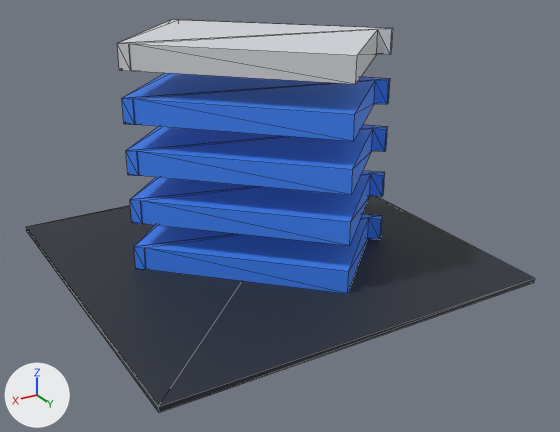
An edit to the glTF model web/public/ar/sf-3703081.glb, drawn before and after from the same camera.
Both versions are drawn from a 50 mm lens placed at (0.139, 0.263, 0.141), pointed at (-0.005, 0.024, 0.022). Arrows for +X, +Y and +Z are at lower left; the lights stay in place. The first picture is the older version. Mesh edges are drawn as thin lines. Where no turn or scale is listed for an object, it has been applied to the vertices.

The older version as bpy lines, for what is in view:
```python
me_mesh_0 = bpy.data.meshes.new('Mesh_0')
me_mesh_0.from_pydata(...)  # 20 vertices, 36 faces; spans x -16.4..14.1, y -11.0..17.9, z 0.0..2.8
me_mesh_0.materials.append(mat_material_0)  # blue #3b82f6
me_mesh_1 = bpy.data.meshes.new('Mesh_1')
me_mesh_1.from_pydata(...)  # 20 vertices, 36 faces; spans x -16.4..14.1, y -11.0..17.9, z 0.0..2.8
me_mesh_1.materials.append(mat_material_1)  # light grey #d9dce1
me_mesh_2 = bpy.data.meshes.new('Mesh_2')
me_mesh_2.from_pydata(...)  # a box spanning x -0.077..0.077, y -0.075..0.075, z -0.001..0.001
me_mesh_2.materials.append(mat_material_2)  # dark grey #2a2f37
ob_floor_1 = bpy.data.objects.new('Floor 1', me_mesh_0)
ob_floor_1.parent = ob_firesight_1018_mission_st
ob_floor_1.location = (0.0, 0.0, 0.0)
ob_floor_2 = bpy.data.objects.new('Floor 2', me_mesh_0)
ob_floor_2.parent = ob_firesight_1018_mission_st
ob_floor_2.location = (0.0, 0.0, 5.882)
ob_floor_3 = bpy.data.objects.new('Floor 3', me_mesh_0)
ob_floor_3.parent = ob_firesight_1018_mission_st
ob_floor_3.location = (0.0, 0.0, 11.76)
ob_floor_4 = bpy.data.objects.new('Floor 4', me_mesh_0)
ob_floor_4.parent = ob_firesight_1018_mission_st
ob_floor_4.location = (0.0, 0.0, 17.65)
ob_floor_5 = bpy.data.objects.new('Floor 5', me_mesh_1)
ob_floor_5.parent = ob_firesight_1018_mission_st
ob_floor_5.location = (0.0, 0.0, 23.53)
ob_mesh_2 = bpy.data.objects.new('Mesh_2', me_mesh_2)
ob_mesh_2.location = (-0.0038, 0.0114, 0.001)
```
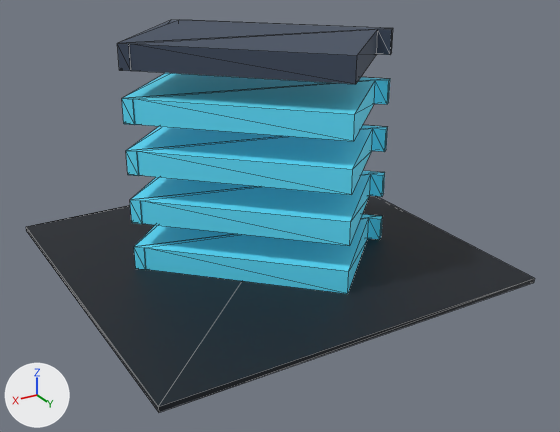
Changed parts and their boxes (x1, y1, x2, y2) in the pictures (560 x 432 px):
'Floor 5', recoloured, reshaped (light grey to dark blue): (117, 20, 393, 84) in both
'Floor 4', recoloured, reshaped (blue to cyan): (122, 73, 390, 141) in both
'Floor 3', recoloured, reshaped (blue to cyan): (126, 125, 388, 195) in both
'Floor 2', recoloured, reshaped (blue to cyan): (130, 171, 385, 246) in both
'Floor 1', recoloured (blue to cyan): (134, 214, 382, 294) in both

The change, as a list of edits to the scene's bpy script:
```text
Add mat_floor_5:
    mat_floor_5 = principled_material('Floor 5')
    mat_floor_5.base_color = (0.0497, 0.0723, 0.117)  # dark blue #3f4c60
    mat_floor_5.metallic = 0.05
    mat_floor_5.roughness = 0.6
Add mat_floor_4:
    mat_floor_4 = principled_material('Floor 4')
    mat_floor_4.base_color = (0.112, 0.753, 1.0)  # cyan #5ee1ff
    mat_floor_4.metallic = 0.05
    mat_floor_4.roughness = 0.6
    mat_floor_4.emission_color = (0.00478, 0.0423, 0.0595)  # dark cyan #0f3a45
    mat_floor_4.emission_strength = 1.0
Add mat_floor_3:
    mat_floor_3 = principled_material('Floor 3')
    mat_floor_3.base_color = (0.112, 0.753, 1.0)  # cyan #5ee1ff
    mat_floor_3.metallic = 0.05
    mat_floor_3.roughness = 0.6
    mat_floor_3.emission_color = (0.00478, 0.0423, 0.0595)  # dark cyan #0f3a45
    mat_floor_3.emission_strength = 1.0
Add mat_floor_2:
    mat_floor_2 = principled_material('Floor 2')
    mat_floor_2.base_color = (0.112, 0.753, 1.0)  # cyan #5ee1ff
    mat_floor_2.metallic = 0.05
    mat_floor_2.roughness = 0.6
    mat_floor_2.emission_color = (0.00478, 0.0423, 0.0595)  # dark cyan #0f3a45
    mat_floor_2.emission_strength = 1.0
Add mat_floor_1:
    mat_floor_1 = principled_material('Floor 1')
    mat_floor_1.base_color = (0.112, 0.753, 1.0)  # cyan #5ee1ff
    mat_floor_1.metallic = 0.05
    mat_floor_1.roughness = 0.6
    mat_floor_1.emission_color = (0.00478, 0.0423, 0.0595)  # dark cyan #0f3a45
    mat_floor_1.emission_strength = 1.0
Change me_mesh_0:
    where me_mesh_0.from_pydata(...)  # 20 vertices, 36 faces; spans x -16.4..14.1, y -11.0..17.9, z 0.0..2.8
    remove me_mesh_0.materials.append(mat_material_0)  # blue #3b82f6
    add me_mesh_0.materials.append(mat_floor_1)  # cyan #5ee1ff
Change me_mesh_1:
    where me_mesh_1.from_pydata(...)  # 20 vertices, 36 faces; spans x -16.4..14.1, y -11.0..17.9, z 0.0..2.8
    remove me_mesh_1.materials.append(mat_material_1)  # light grey #d9dce1
    add me_mesh_1.materials.append(mat_floor_2)  # cyan #5ee1ff
Add me_mesh_4:
    me_mesh_4.from_pydata(...)  # 20 vertices, 36 faces; spans x -16.4..14.1, y -11.0..17.8, z 0.0..2.8
    me_mesh_4.materials.append(mat_floor_5)  # dark blue #3f4c60
Add me_mesh_3:
    me_mesh_3.from_pydata(...)  # 20 vertices, 36 faces; spans x -16.4..14.1, y -11.0..17.8, z 0.0..2.8
    me_mesh_3.materials.append(mat_floor_4)  # cyan #5ee1ff
Add me_mesh_2_1:
    me_mesh_2_1.from_pydata(...)  # 20 vertices, 36 faces; spans x -16.4..14.1, y -11.0..17.8, z 0.0..2.8
    me_mesh_2_1.materials.append(mat_floor_3)  # cyan #5ee1ff
Change ob_floor_2:
    ob_floor_2: bpy.data.objects.new('Floor 2', me_mesh_0) -> bpy.data.objects.new('Floor 2', me_mesh_1)
Change ob_floor_3:
    ob_floor_3: bpy.data.objects.new('Floor 3', me_mesh_0) -> bpy.data.objects.new('Floor 3', me_mesh_2_1)
Change ob_floor_4:
    ob_floor_4: bpy.data.objects.new('Floor 4', me_mesh_0) -> bpy.data.objects.new('Floor 4', me_mesh_3)
Change ob_floor_5:
    ob_floor_5: bpy.data.objects.new('Floor 5', me_mesh_1) -> bpy.data.objects.new('Floor 5', me_mesh_4)
```
